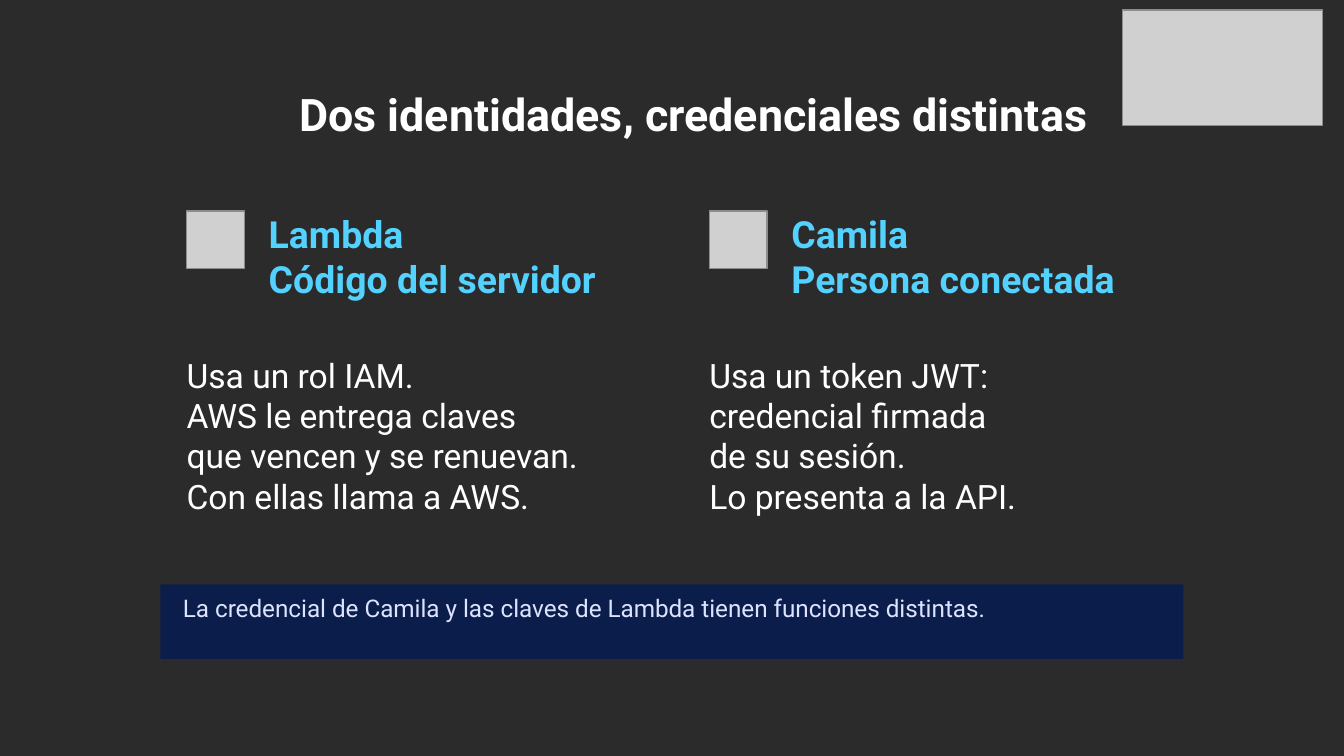
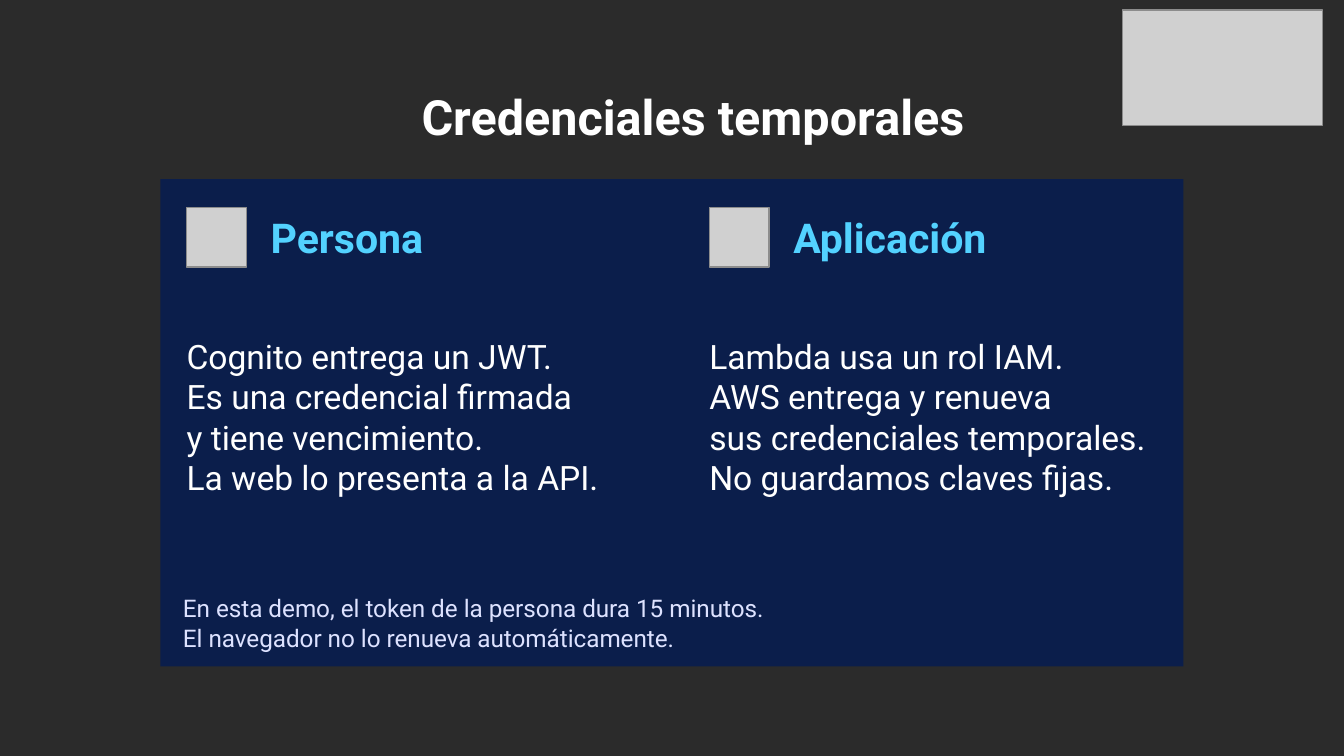
Before and after one commit to dannyfriz/aws-ecommerce-agent-demo, a slide deck: slide 15 of docs/presentaciones/Danny_Friz_SCD_2026_arquitectura_IA.pptx (slide 24 before the commit). Drawn at 1344x756 pixels with LibreOffice and Linux fonts; fonts in the diff are those of the drawing; grey boxes stand for pictures; background and template pictures are left out; a plain dark background stands for a picture behind light text. Boxes give left, top, right and bottom in pixels: in the first picture for what was removed or moved away, otherwise in the second. Text is boxed around its words. In the diff, an @@ line names an element or a change of style, - is before the commit and + after.

Commit message:
docs: alinear la charla con identidad y gobierno de accesos

```diff
--- a/docs/presentaciones/Danny_Friz_SCD_2026_arquitectura_IA.pptx
+++ b/docs/presentaciones/Danny_Friz_SCD_2026_arquitectura_IA.pptx
@@ text at <box>422,98,964,145</box>: text changed; size 24 to 26 pt @@
-Dos identidades, credenciales distintas
+Credenciales temporales
@@ rectangle: place and size @@
-rectangle at <box>160,585,1183,660</box>
+rectangle at <box>160,179,1183,665</box>
@@ picture: place and size @@
-picture at <box>187,211,245,269</box>
+picture at <box>187,207,246,266</box>
@@ picture: place and size @@
-picture at <box>710,211,767,269</box>
+picture at <box>710,207,769,266</box>
@@ text removed at <box>269,220,596,301</box> @@
-Lambda
-Código del servidor
@@ text added at <box>271,224,424,254</box>, 22 pt, text #53D2FF, bold @@
+Persona
@@ text removed at <box>791,220,1115,294</box> @@
-Camila
-Persona conectada
@@ text added at <box>793,222,986,262</box>, 22 pt, text #53D2FF, bold @@
+Aplicación
@@ text added at <box>187,344,598,497</box>, 18 pt, text #FFFFFF @@
+Cognito entrega un JWT.
+Es una credencial firmada
+y tiene vencimiento.
+La web lo presenta a la API.
@@ text added at <box>709,343,1145,497</box>, 18 pt, text #FFFFFF @@
+Lambda usa un rol IAM.
+AWS entrega y renueva
+sus credenciales temporales.
+No guardamos claves fijas.
@@ text removed at <box>187,362,578,510</box> @@
-Usa un rol IAM.
-AWS le entrega claves
-que vencen y se renuevan.
-Con ellas llama a AWS.
@@ text removed at <box>709,362,1016,516</box> @@
-Usa un token JWT:
-credencial firmada
-de su sesión.
-Lo presenta a la API.
@@ text at <box>183,598,763,652</box>: text changed @@
-La credencial de Camila y las claves de Lambda tienen funciones distintas.
+En esta demo, el token de la persona dura 15 minutos.
+El navegador no lo renueva automáticamente.
```
Also in this commit, not shown: 15 other slides changed, 11 slides added, 11 slides removed, 6 other files.
